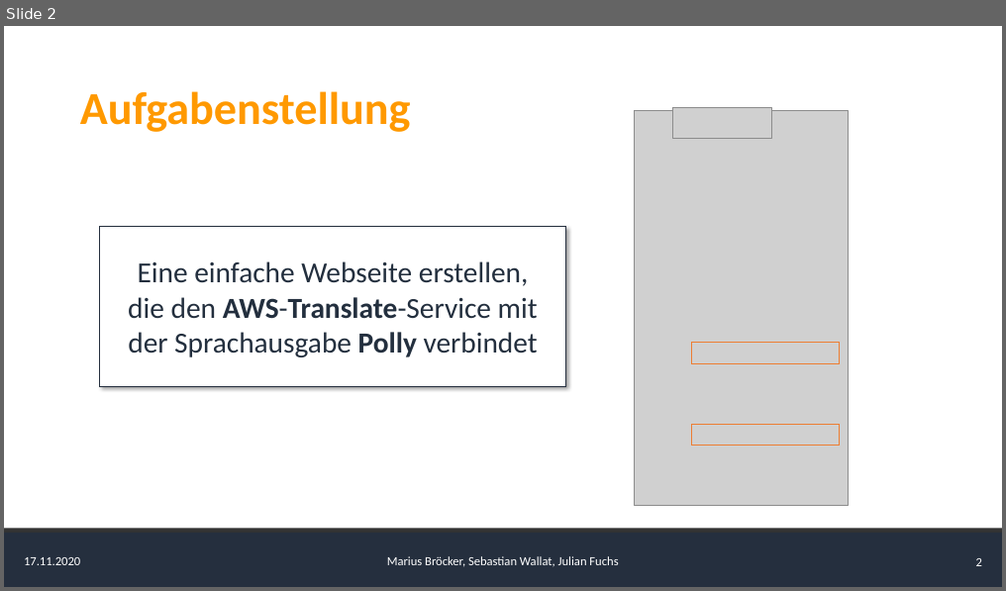
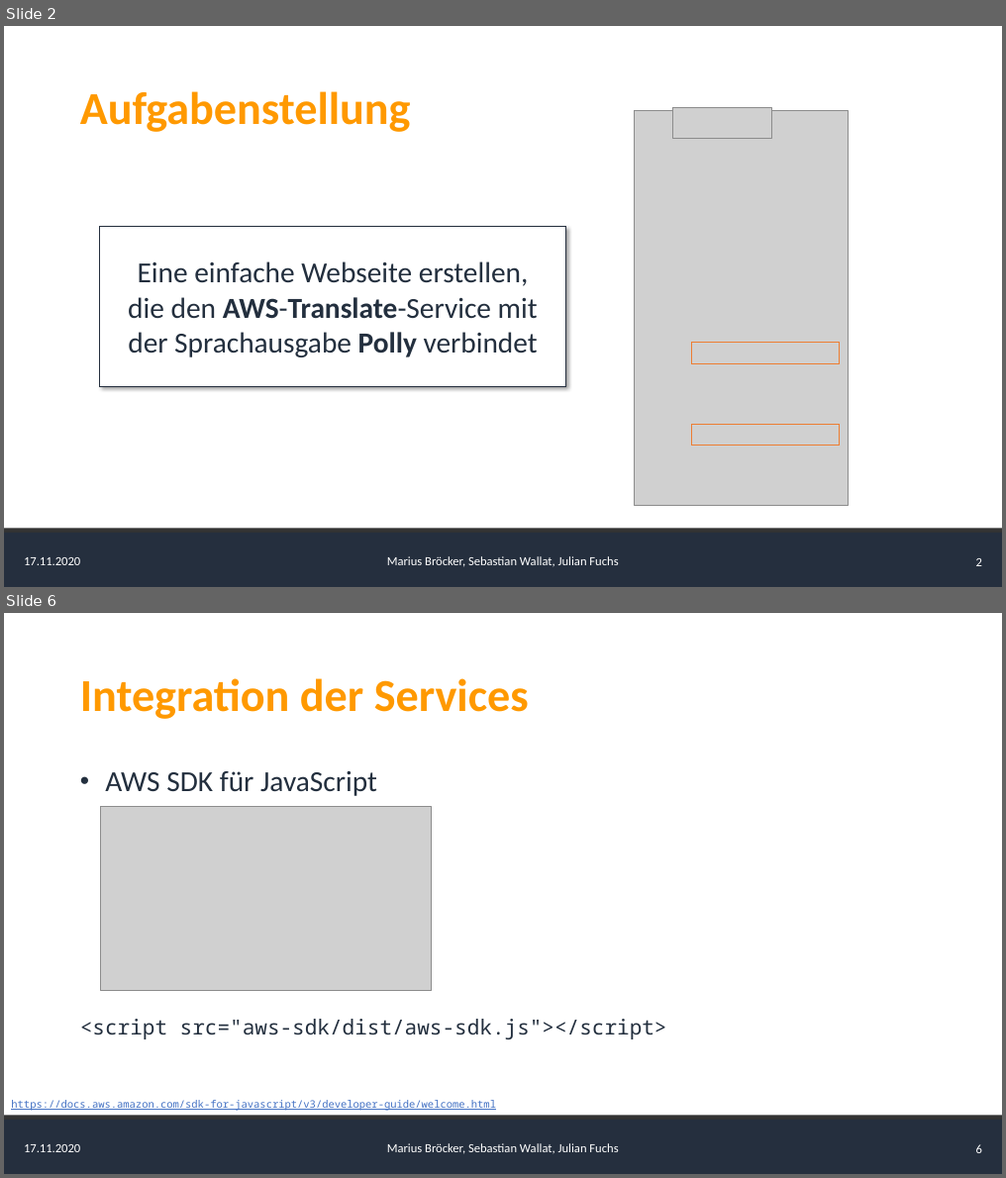
Before and after one commit to AlgorithmicEntropy/AWS_Translate_Polly, a slide deck: presentation/Presentation.pptx. Shown one above the other, each under a label of ours: slide 2 before the commit, slides 2 and 6 after it; the slides between them are not shown. The pictures are 1006x591 and 1006x1178 pixels, drawn with LibreOffice and Linux fonts; fonts in the diff are those of the drawing; grey boxes stand for pictures. Boxes give left, top, right and bottom in pixels: in the first picture for what was removed or moved away, otherwise in the second. Text is boxed around its words. In the diff, an @@ line names an element or a change of style, - is before the commit and + after.

```diff
--- a/presentation/Presentation.pptx
+++ b/presentation/Presentation.pptx
@@ slide 6 added at (x1=4, y1=613, x2=1002, y2=1174), background #FFFFFF; not listed: 5 template elements that a slide beside it also shows @@
@@ title added at (x1=80, y1=678, x2=529, y2=719), 44 pt, text #FF9900, bold @@
+Integration der Services
@@ text added at (x1=80, y1=771, x2=667, y2=1040), 20 pt, text #232F3E @@
+• AWS SDK für JavaScript
+<script src="aws-sdk/dist/aws-sdk.js"></script>
@@ picture added at (x1=101, y1=807, x2=432, y2=991) @@
@@ text added at (x1=11, y1=1100, x2=496, y2=1111), 10 pt, text #4472C4, underline @@
+https://docs.aws.amazon.com/sdk-for-javascript/v3/developer-guide/welcome.html
```
Also in this commit, not shown: 3 slides changed, 1 slide removed.
